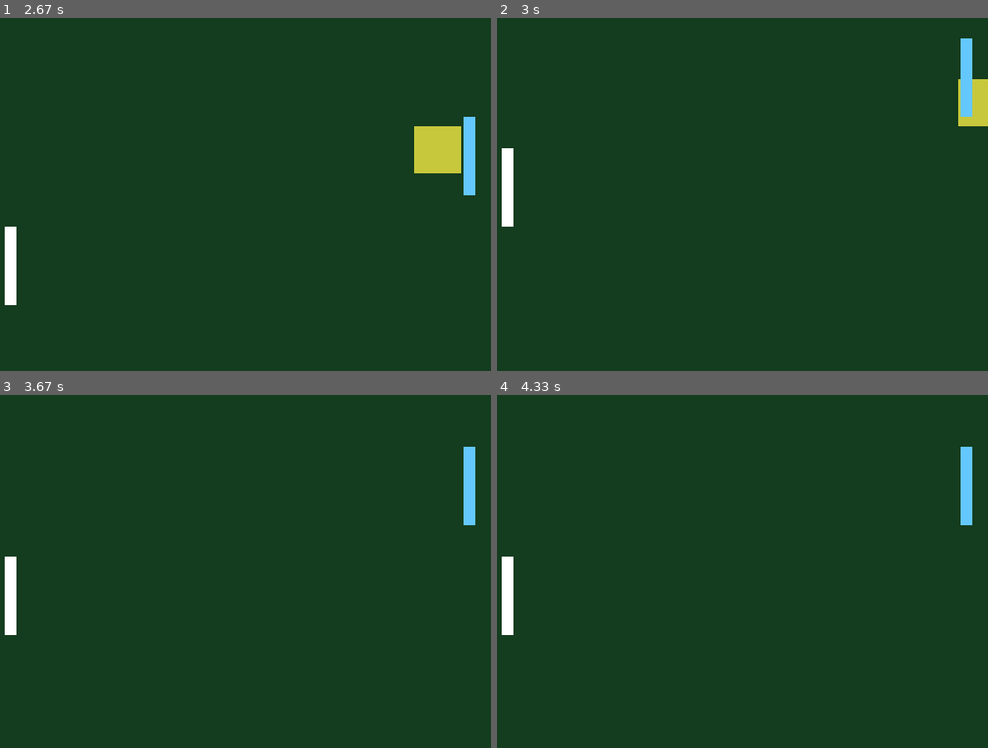
Above: before the commit, frames 1-4 (two rows, left to right).
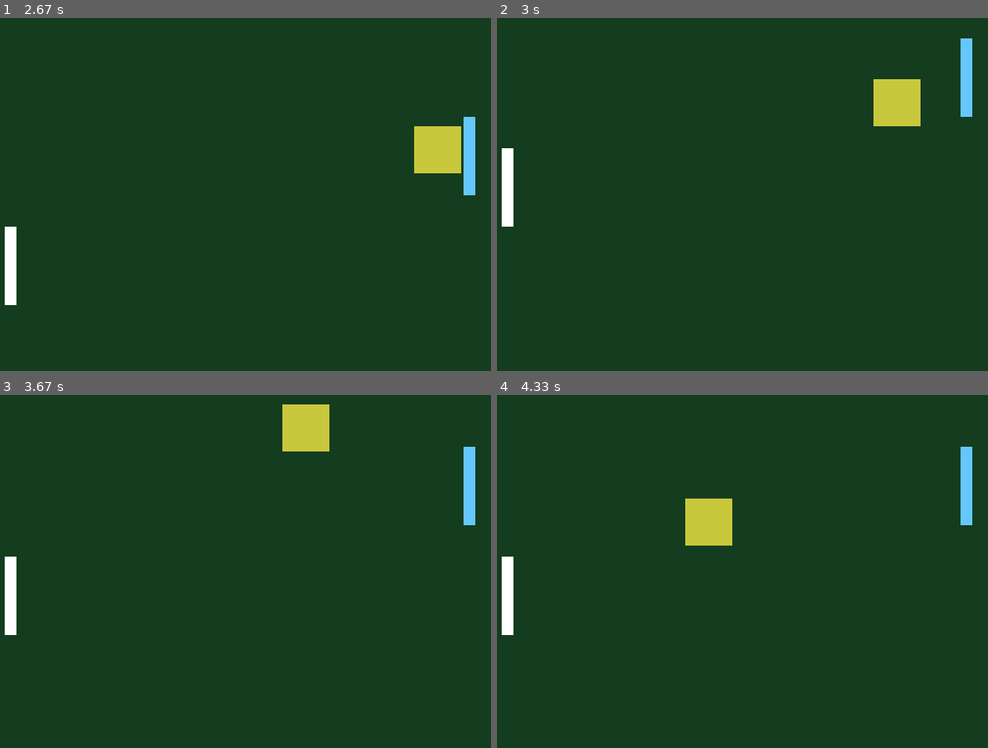
Above: after the commit, the same moments.

Repository: jvnusrg/pygame-practice
Game: pygame game, started from 01_window.py
The game is run twice, just before and just after one commit, with the same random seed, the same clock (stepped at 60 frames per second) and the same inputs.
Inputs:
- Up to frame 1 (2.67 s): hold Up 0.33-0.8 s; hold Down 0.83-1.13 s; hold S 0.83-1.13 s; hold Up 1.17-1.53 s; hold W 1.17-1.53 s; hold Down 1.57-1.93 s; hold S 1.57-1.93 s; hold Up 1.97-2.27 s; hold W 1.97-2.27 s; hold Down 2.3-2.6 s; hold S 2.3-2.6 s; hold Up from 2.63 s (still down); hold W from 2.63 s (still down)
- Up to frame 2 (3 s): keep holding Up; keep holding W
- Up to frame 3 (3.67 s): release Up at 3 s; release W at 3 s; hold Down 3.03-3.4 s; hold S 3.03-3.4 s; hold Up from 3.43 s (still down); hold W from 3.43 s (still down)
- Up to frame 4 (4.33 s): release Up at 3.73 s; release W at 3.73 s; hold Down 3.77-4.07 s; hold S 3.77-4.07 s; hold Up from 4.1 s (still down); hold W from 4.1 s (still down)

Frame 1 is identical in both runs. In frame 2, 1.8% of the frame differs, in the area x 76-100%, y 17-31%; in frame 3, 1.3%; in frame 4, 1.3%.

Commit message:
Adds up collide and scores

Diff:
--- a/01_window.py
+++ b/01_window.py
@@ -59,6 +59,25 @@
     if y <=0 or y + height >= 480:
         speed_y = speed_y * -1
 
+    ball_rect = pygame.Rect(x, y, width, height)
+    paddle_rect = pygame.Rect(paddle_x, paddle_y, paddle_width, paddle_height)
+    paddle2_rect = pygame.Rect(paddle2_x, paddle2_y, paddle2_width, paddle2_height)
+
+    if ball_rect.colliderect(paddle_rect) or ball_rect.colliderect(paddle2_rect):
+        speed_x = speed_x * -1
+
+    if x < 0:
+        print("Right player scores!")
+        x = 320
+        y = 200
+        speed_x = speed_x * -1
+
+    if x > 640:
+        print("Left player scores!")
+        x = 320
+        y = 200
+        speed_x = speed_x * -1
+
     screen.fill((20, 60, 30))
 
     pygame.draw.rect(screen, (200,200,60), (x, y, width, height))
